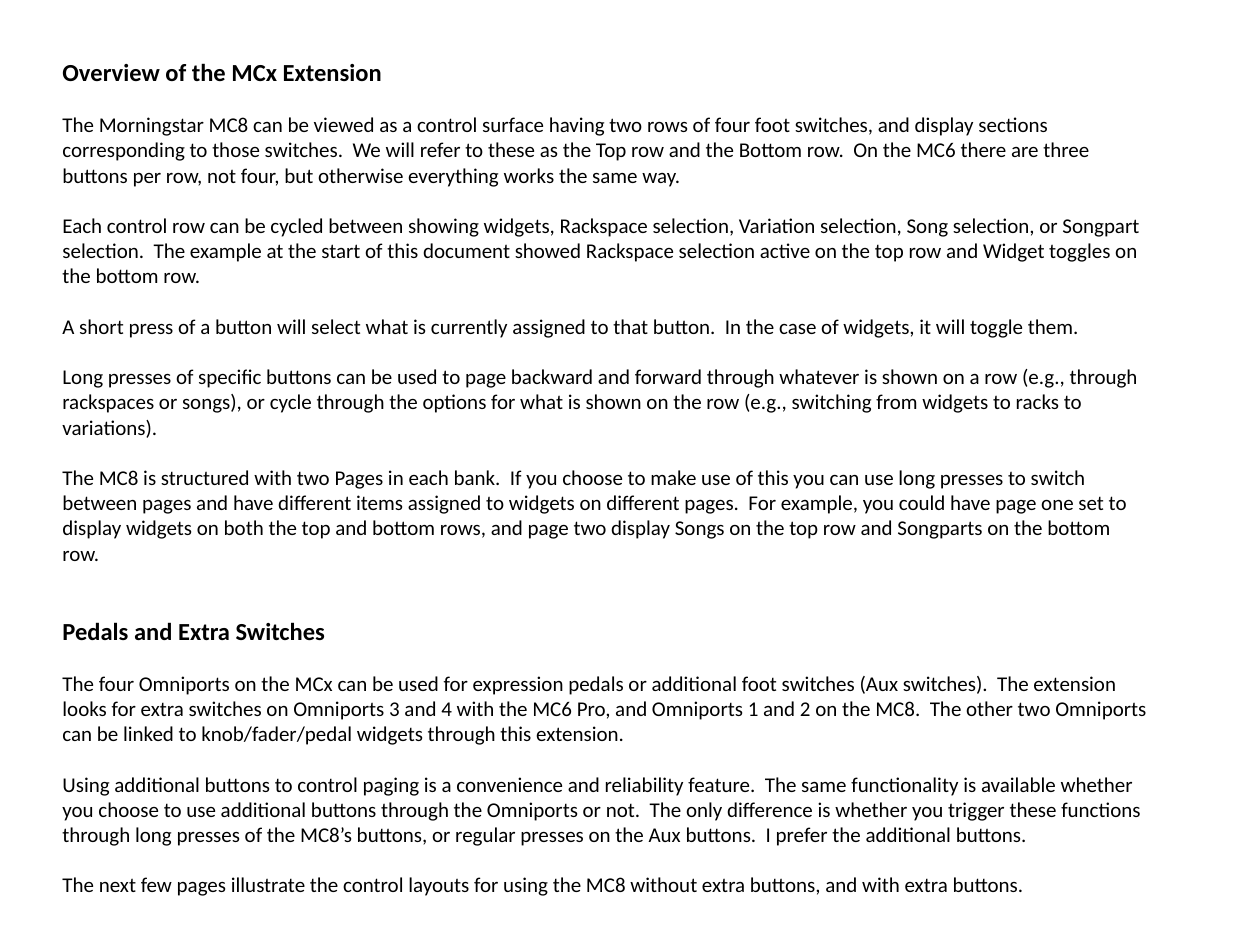
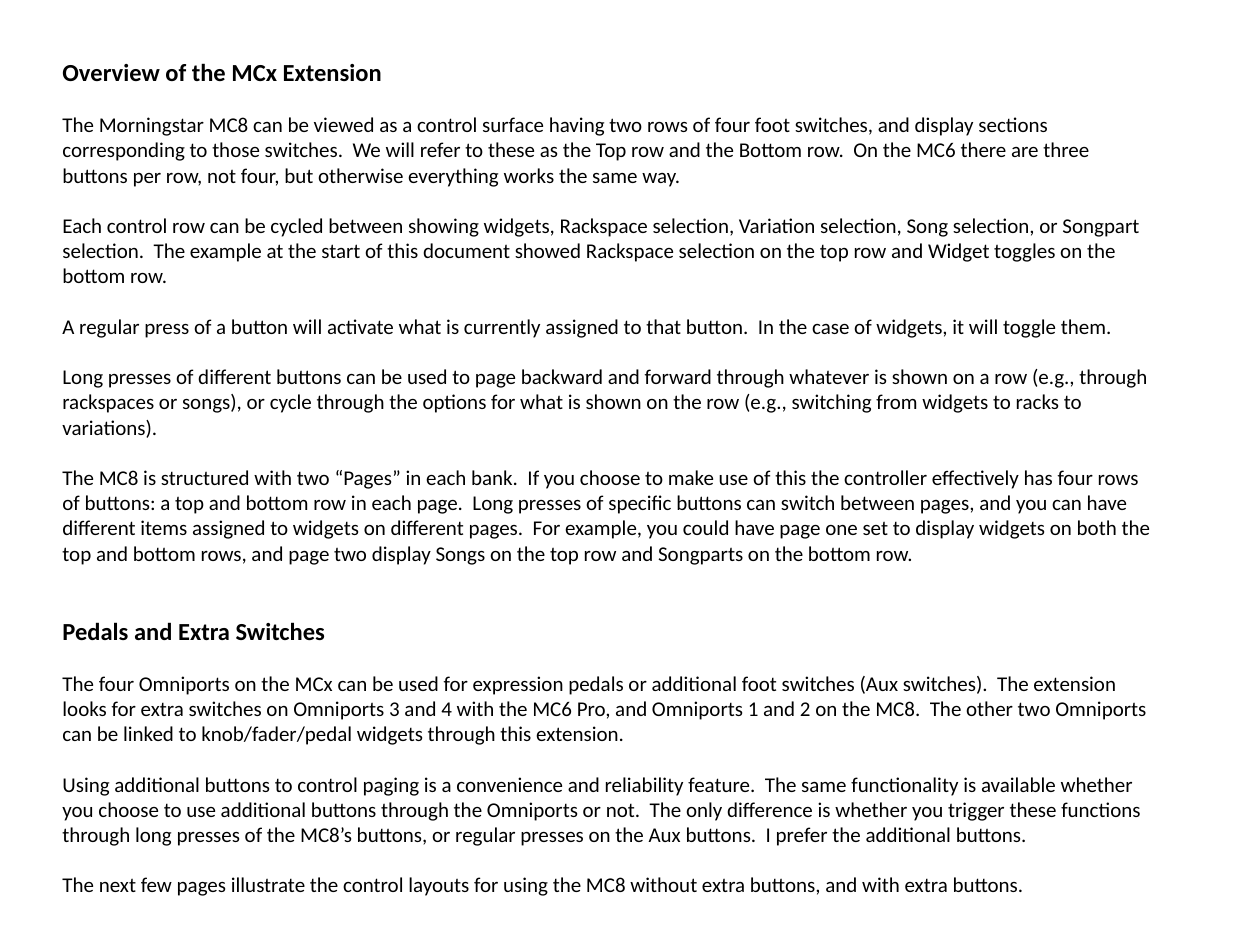
Before and after one commit to WidnerM/GP-MC8, a slide deck: slide 3 of MC8.pptx. Drawn at 1260x945 pixels with LibreOffice and Linux fonts; fonts in the diff are those of the drawing. Boxes give left, top, right and bottom in pixels: in the first picture for what was removed or moved away, otherwise in the second. Text is boxed around its words. In the diff, an @@ line names an element or a change of style, - is before the commit and + after.

```diff
--- a/MC8.pptx
+++ b/MC8.pptx
@@ text at <box>62,218,1150,565</box>: text changed @@
-Each control row can be cycled between showing widgets, Rackspace selection, Variation selection, Song selection, or Songpart selection. The example at the start of this document showed Rackspace selection active on the top row and Widget toggles on the bottom row.
-A short press of a button will select what is currently assigned to that button. In the case of widgets, it will toggle them.
-Long presses of specific buttons can be used to page backward and forward through whatever is shown on a row (e.g., through rackspaces or songs), or cycle through the options for what is shown on the row (e.g., switching from widgets to racks to variations).
-The MC8 is structured with two Pages in each bank. If you choose to make use of this you can use long presses to switch between pages and have different items assigned to widgets on different pages. For example, you could have page one set to display widgets on both the top and bottom rows, and page two display Songs on the top row and Songparts on the bottom row.
+Each control row can be cycled between showing widgets, Rackspace selection, Variation selection, Song selection, or Songpart selection. The example at the start of this document showed Rackspace selection on the top row and Widget toggles on the bottom row.
+A regular press of a button will activate what is currently assigned to that button. In the case of widgets, it will toggle them.
+Long presses of different buttons can be used to page backward and forward through whatever is shown on a row (e.g., through rackspaces or songs), or cycle through the options for what is shown on the row (e.g., switching from widgets to racks to variations).
+The MC8 is structured with two “Pages” in each bank. If you choose to make use of this the controller effectively has four rows of buttons: a top and bottom row in each page. Long presses of specific buttons can switch between pages, and you can have different items assigned to widgets on different pages. For example, you could have page one set to display widgets on both the top and bottom rows, and page two display Songs on the top row and Songparts on the bottom row.
```
Also in this commit, not shown: 5 other slides changed, 2 slides added, 2 other files.
